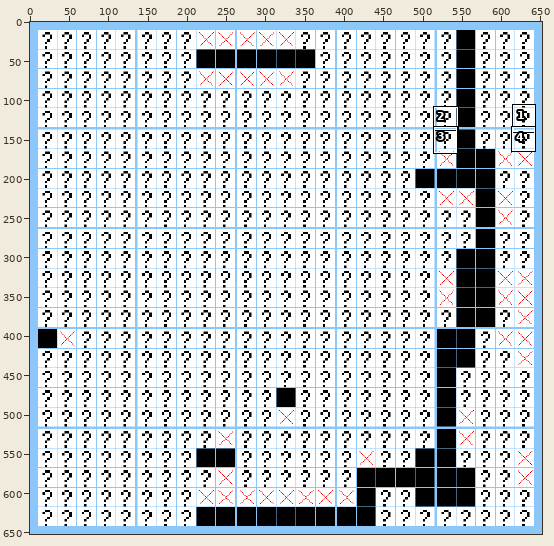
Sprite sheet, stored at output2.png. The first picture is a wide view before the edit; the outline marks the close-up.
Close-up. The starting point:
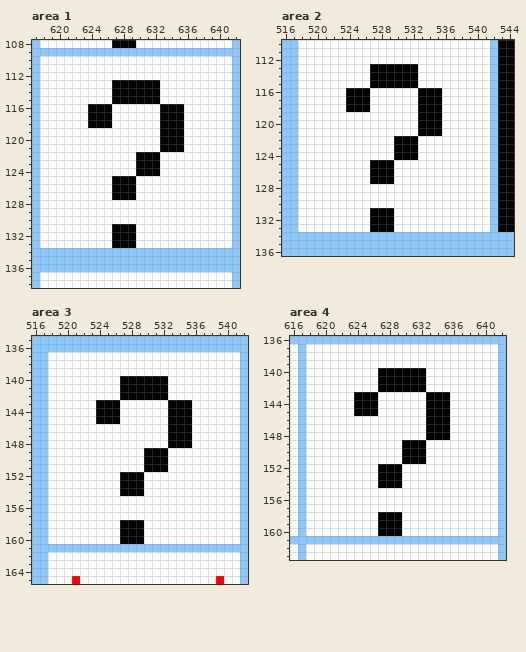
The file is 652x652 pixels. Shown: area 1: x 617..642, y 108..138; area 2: x 516..544, y 110..136; area 3: x 516..542, y 135..165; area 4: x 616..642, y 136..163. The commit also changed other parts of the picture, which this record leaves out.
After the commit:
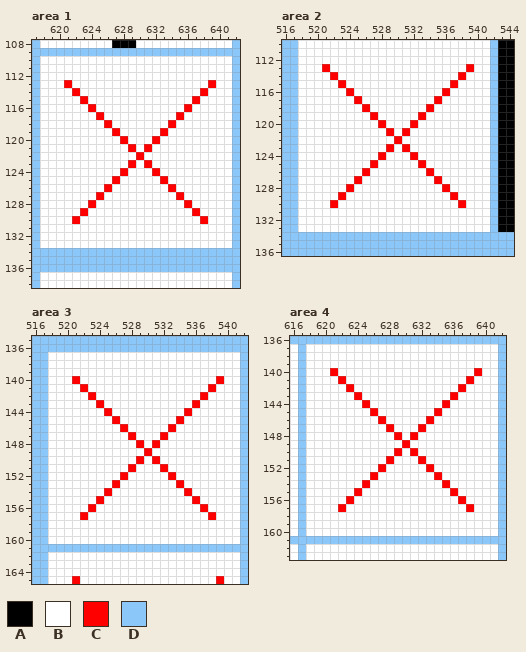
Palette (. is transparent): A #000000  B #ffffff  C #ff0000  D #8cc7fa
Changes in this commit:
Changed rows in their new state; - is an unchanged pixel.
Area 1:
first column x 621:
113 C-----BBBBBB------C
114 -C----BBBBBB-----C-
115 --C---BBBBBB----C--
116 ---CBB------BBBC---
117 ---BCB------BBC----
118 ---BBC------BCB----
119 ------C-----CBB----
120 -------C---CBBB----
121 --------C-C-BBB----
122 ---------CBB-------
123 --------CBCB-------
124 -------C-BBC-------
125 ------CBB---C------
126 -----CBBB----C-----
127 ----C-BBB-----C----
128 ---C-----------C---
129 --C-------------C--
130 -C---------------C-
131 ------BBB----------
132 ------BBB----------
133 ------BBB----------
Area 2:
first column x 521:
113 C-----BBBBBB------C
114 -C----BBBBBB-----C-
115 --C---BBBBBB----C--
116 ---CBB------BBBC---
117 ---BCB------BBC----
118 ---BBC------BCB----
119 ------C-----CBB----
120 -------C---CBBB----
121 --------C-C-BBB----
122 ---------CBB-------
123 --------CBCB-------
124 -------C-BBC-------
125 ------CBB---C------
126 -----CBBB----C-----
127 ----C-BBB-----C----
128 ---C-----------C---
129 --C-------------C--
130 -C---------------C-
131 ------BBB----------
132 ------BBB----------
133 ------BBB----------
Area 3:
first column x 521:
140 C-----BBBBBB------C
141 -C----BBBBBB-----C-
142 --C---BBBBBB----C--
143 ---CBB------BBBC---
144 ---BCB------BBC----
145 ---BBC------BCB----
146 ------C-----CBB----
147 -------C---CBBB----
148 --------C-C-BBB----
149 ---------CBB-------
150 --------CBCB-------
151 -------C-BBC-------
152 ------CBB---C------
153 -----CBBB----C-----
154 ----C-BBB-----C----
155 ---C-----------C---
156 --C-------------C--
157 -C---------------C-
158 ------BBB----------
159 ------BBB----------
160 ------BBB----------
Area 4:
first column x 621:
140 C-----BBBBBB------C
141 -C----BBBBBB-----C-
142 --C---BBBBBB----C--
143 ---CBB------BBBC---
144 ---BCB------BBC----
145 ---BBC------BCB----
146 ------C-----CBB----
147 -------C---CBBB----
148 --------C-C-BBB----
149 ---------CBB-------
150 --------CBCB-------
151 -------C-BBC-------
152 ------CBB---C------
153 -----CBBB----C-----
154 ----C-BBB-----C----
155 ---C-----------C---
156 --C-------------C--
157 -C---------------C-
158 ------BBB----------
159 ------BBB----------
160 ------BBB----------
Changed places in both close-ups, as pixel boxes (x1, y1, x2, y2):
changed: (64, 80, 216, 248)
changed: (322, 64, 474, 232)
changed: (72, 376, 224, 544)
changed: (330, 368, 482, 536)
